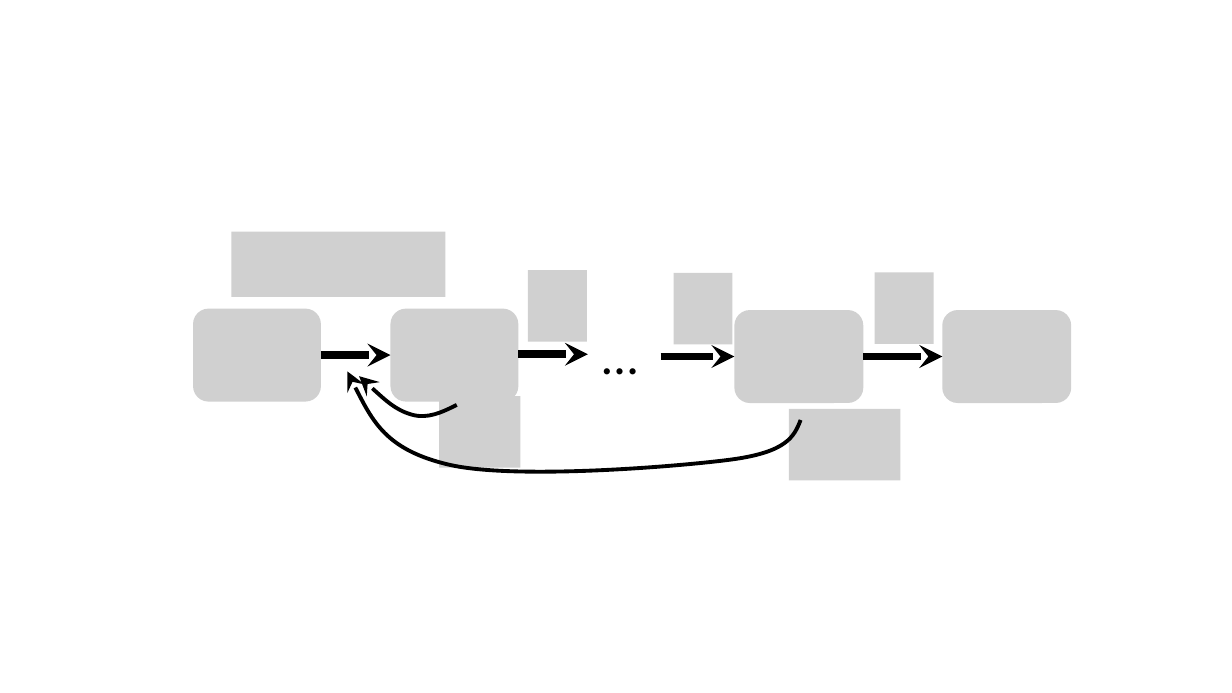
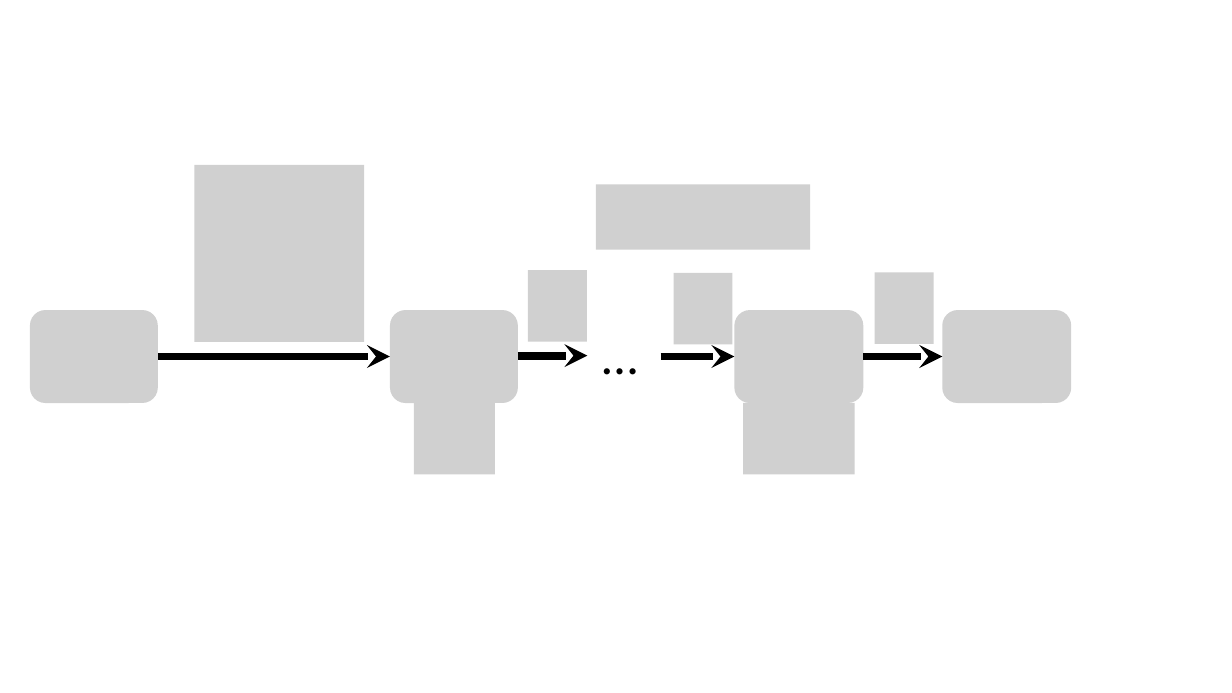
Before and after one commit to nwlandry/time-dependent-infectiousness, a slide deck: slide 2 of Figures/Figures.pptx. Drawn at 1232x693 pixels with LibreOffice and Linux fonts; fonts in the diff are those of the drawing; grey boxes stand for pictures. Boxes give left, top, right and bottom in pixels: in the first picture for what was removed or moved away, otherwise in the second. Text is boxed around its words. In the diff, an @@ line names an element or a change of style, - is before the commit and + after.

```diff
--- a/Figures/Figures.pptx
+++ b/Figures/Figures.pptx
@@ group added at bbox=[30, 165, 855, 474]: 5 pictures @@
@@ group removed at bbox=[193, 232, 901, 481]: 4 pictures, 2 freeform shapes @@
@@ arrow moved from (321, 355) - (391, 355) to (158, 357) - (390, 357) @@
```
Also in this commit, not shown: 4 slides added, 51 other files.
